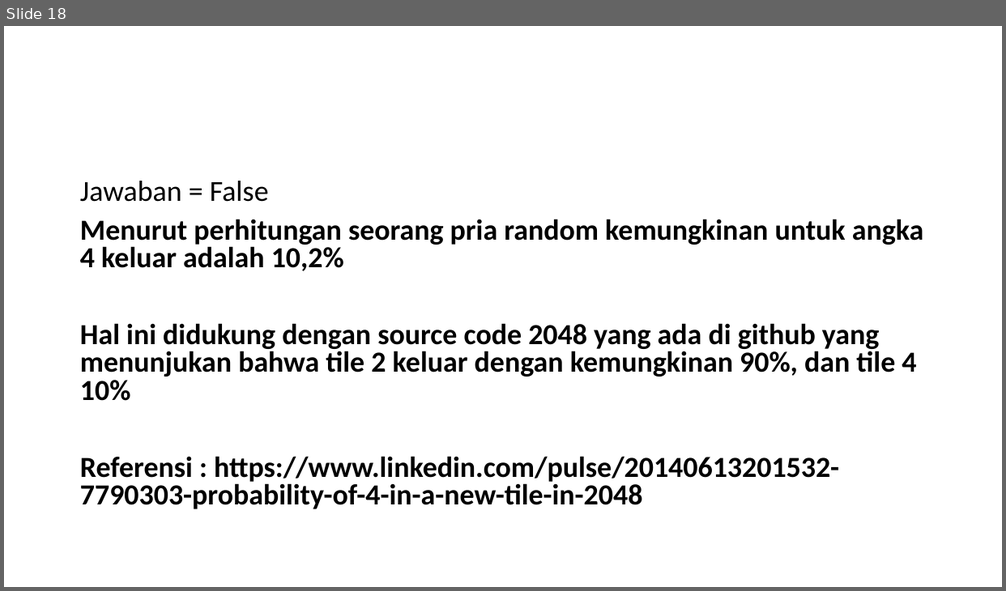
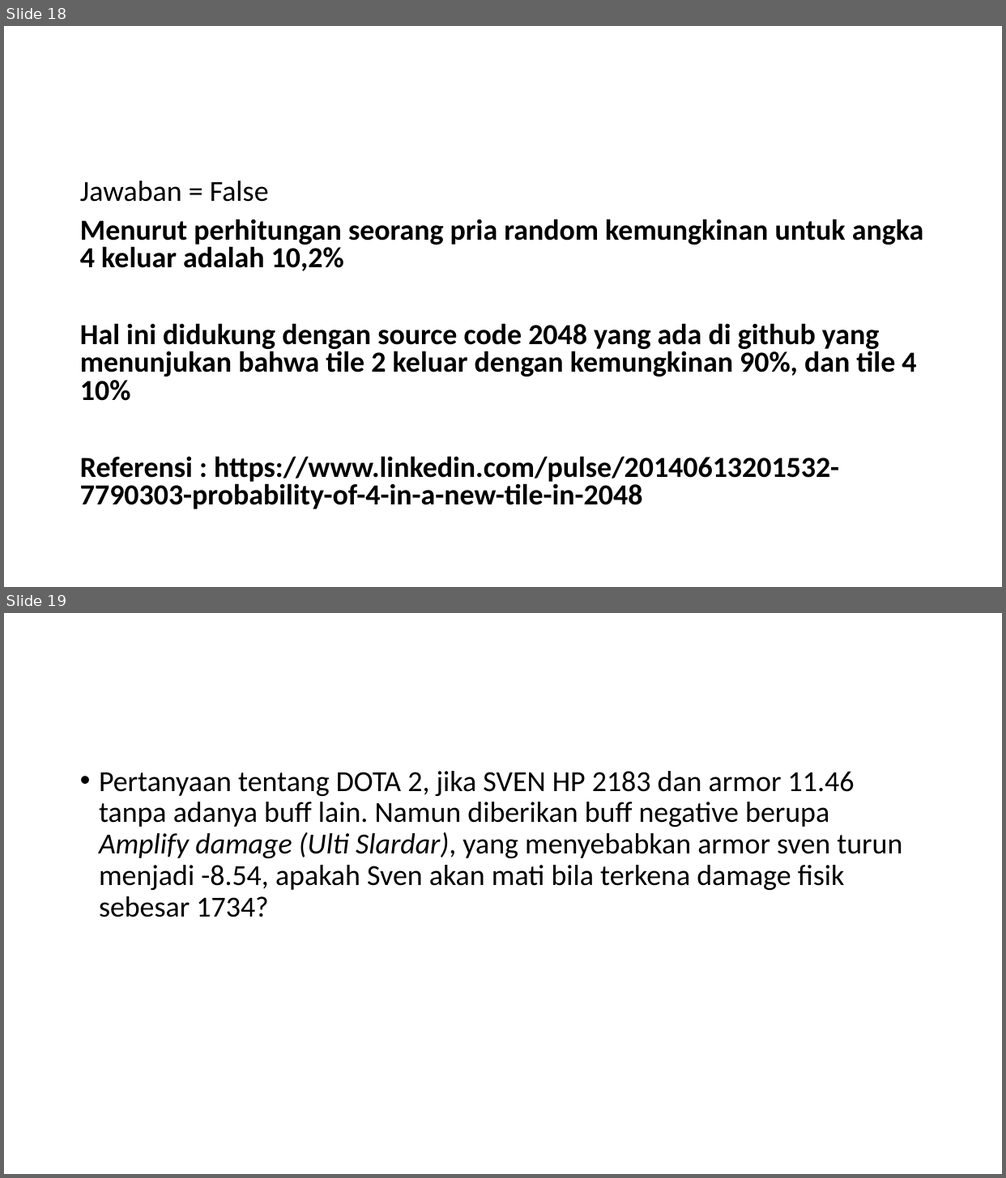
Before and after one commit to alfredhandoko/Tugas1PopinGameskoAG, a slide deck: Tugas.pptx. Shown one above the other, each under a label of ours: slide 18 before the commit, slides 18 and 19 after it. The pictures are 1006x591 and 1006x1178 pixels, drawn with LibreOffice and Linux fonts; fonts in the diff are those of the drawing. Boxes give left, top, right and bottom in pixels: in the first picture for what was removed or moved away, otherwise in the second. Text is boxed around its words. In the diff, an @@ line names an element or a change of style, - is before the commit and + after.

```diff
--- a/Tugas.pptx
+++ b/Tugas.pptx
@@ slide 19 added at box(4, 613, 1002, 1174), background #FFFFFF @@
@@ text added at box(99, 771, 902, 918), 28 pt, text #000000 @@
+• Pertanyaan tentang DOTA 2, jika SVEN HP 2183 dan armor 11.46 tanpa adanya buff lain. Namun diberikan buff negative berupa Amplify damage (Ulti Slardar), yang menyebabkan armor sven turun menjadi -8.54, apakah Sven akan mati bila terkena damage fisik sebesar 1734?
```
Also in this commit, not shown: 1 other slide added.
